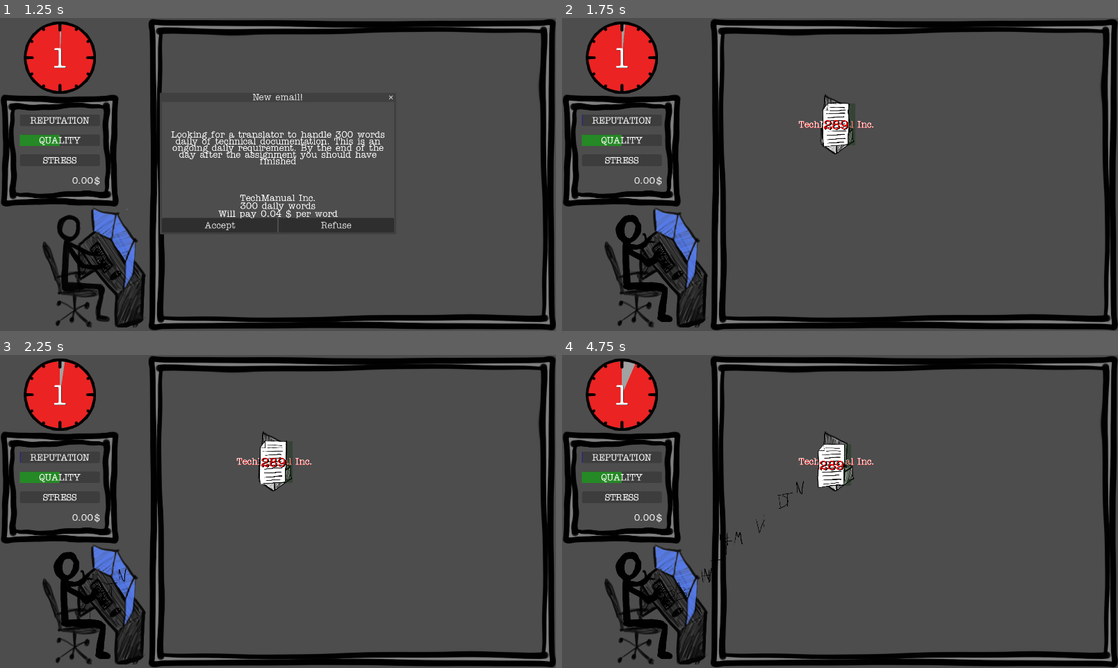
Above: before the commit, frames 1-4 (two rows, left to right).
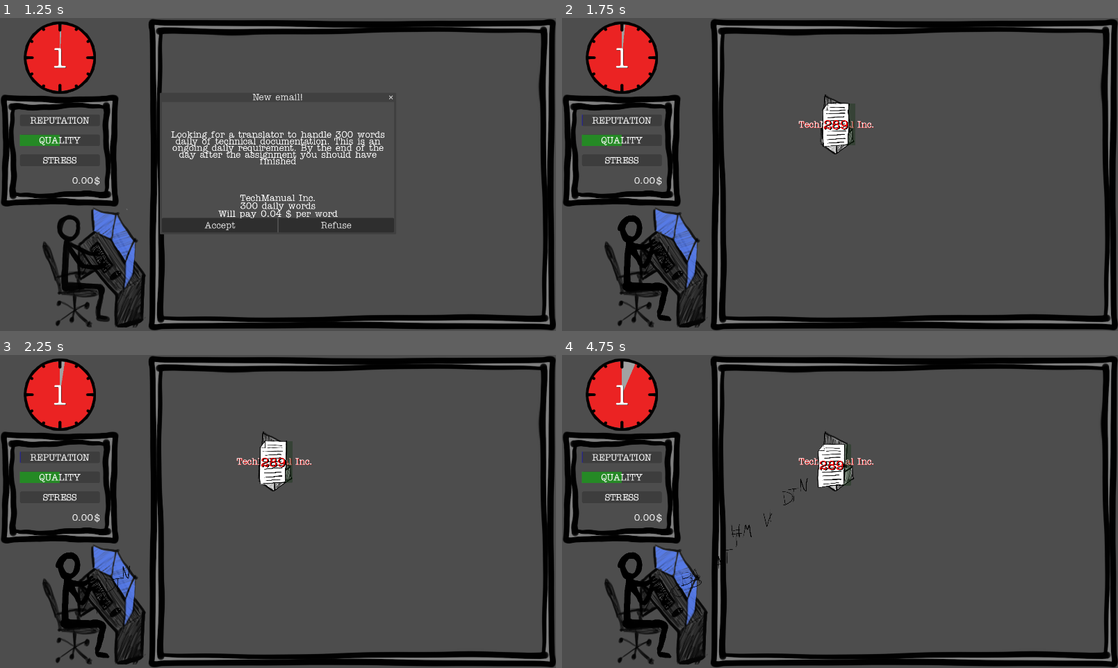
Above: after the commit, the same moments.

Repository: ildede/game-off-2025
Game: Godot game, scene res://scenes/ui/start_screen/start.tscn
Two runs of this game, one before a commit and one after it. Both use one fixed random seed, a clock stepped at 60 frames per second and the inputs below.
Inputs (mouse positions are in pixels of both pictures, inside the frame that each line leads up to):
- Up to frame 1 (1.25 s): click "START" at 0.5 s
- Up to frame 2 (1.75 s): click "Accept" at 1.25 s
- Up to frame 3 (2.25 s): click (272, 461) at 2 s
- Up to frame 4 (4.75 s): click (834, 461) at 2.75 s; click (834, 461) at 3.5 s; move the mouse to (962, 495) at 4.27 s; click (962, 495) at 4.42 s

Frame 1 is identical in both runs. In frame 2, 0.4% of the frame differs, in the area x 9-20%, y 62-98%; in frame 3, 0.5%; in frame 4, 0.7%, in the area x 9-45%, y 39-98%.

Commit message:
feat: show remaining words

Diff:
--- a/autoloads/global.gd
+++ b/autoloads/global.gd
@@ -89,7 +89,7 @@
 class Config:
 	var day_lenght_in_seconds: float = 60
 	var seconds_between_events: int = 15
-	var words_per_letter: int = 10
+	var words_per_letter: int = 9
 	var max_stress_level: float = 100
 	var words_per_day: int = 2500
 
--- a/scenes/game/entities/task/task.gd
+++ b/scenes/game/entities/task/task.gd
@@ -4,6 +4,7 @@
 var money_value: float = 0
 var total_time = Global.game_config.day_lenght_in_seconds
 var running_time = 0
+var remaining_words = 1
 
 func _ready() -> void:
 	$ProgressBar.value = 0
@@ -17,6 +18,7 @@
 func initialize(daily_words: int, payment_per_word: float, deadline_in_days: int):
 	var variation = roundi(daily_words * 0.05)
 	var actual_words = daily_words + randi_range(-variation, +variation)
+	remaining_words = actual_words
 	$ProgressBar.max_value = actual_words
 	$Label.text = str(actual_words)
 	money_value = actual_words * payment_per_word
@@ -24,6 +26,8 @@
 
 func update_progress(letter: Letter) -> bool:
 	$ProgressBar.value += letter.word_count
+	remaining_words -= letter.word_count
+	$Label.text = str(remaining_words)
 	if $ProgressBar.max_value == $ProgressBar.value:
 		return true
 	else:
